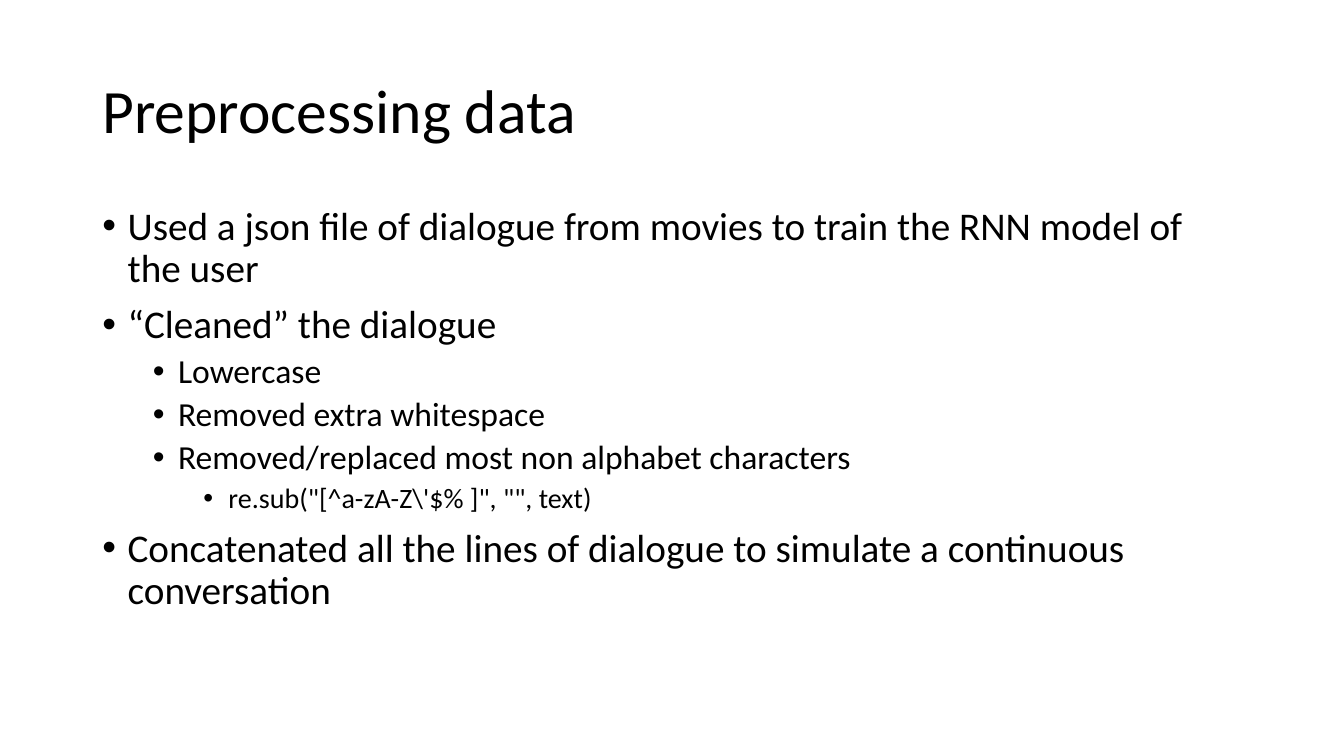
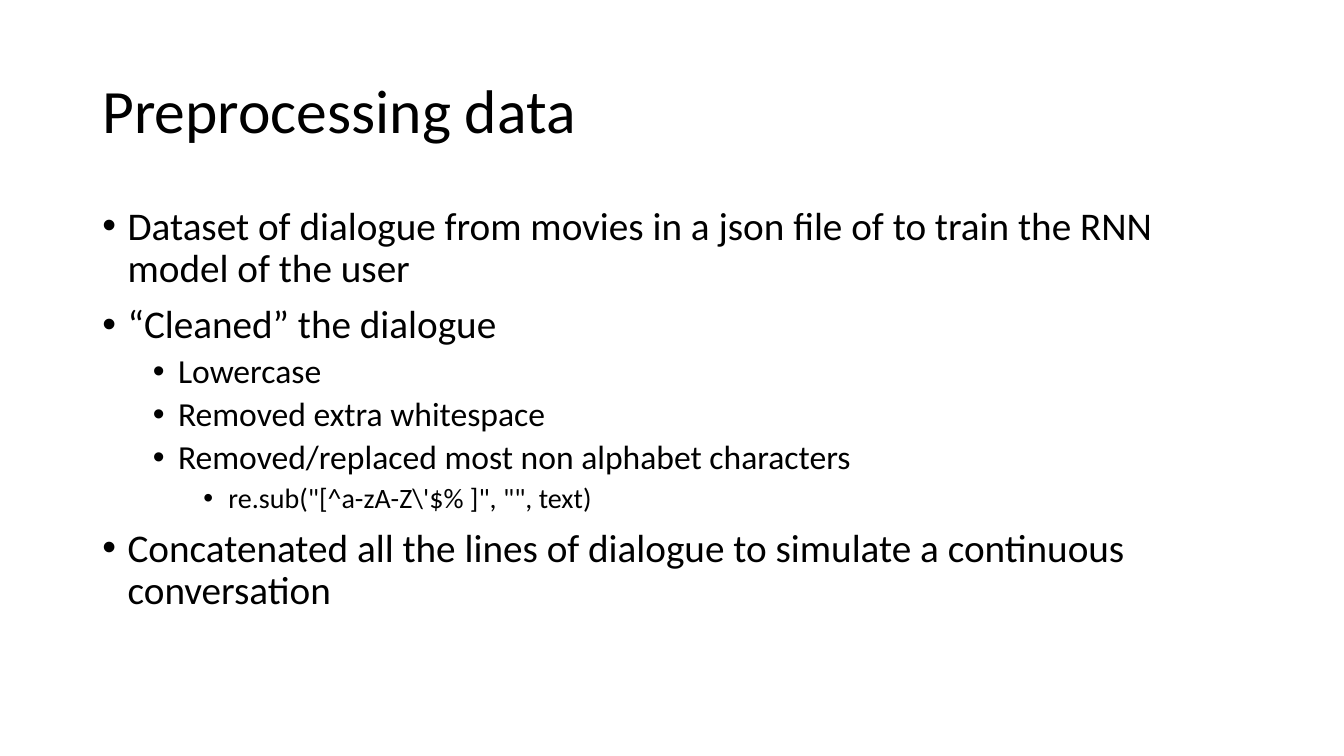
Before and after one commit to rwickman/Word-Suggestion, a slide deck: slide 4 of slides/Word Suggestion Slides.pptx. Drawn at 1344x756 pixels with LibreOffice and Linux fonts; fonts in the diff are those of the drawing. Boxes give left, top, right and bottom in pixels: in the first picture for what was removed or moved away, otherwise in the second. Text is boxed around its words. In the diff, an @@ line names an element or a change of style, - is before the commit and + after.

```diff
--- a/slides/Word Suggestion Slides.pptx
+++ b/slides/Word Suggestion Slides.pptx
@@ text at [128, 212, 1152, 283]: text changed @@
-• Used a json file of dialogue from movies to train the RNN model of the user
+• Dataset of dialogue from movies in a json file of to train the RNN model of the user
```
Also in this commit, not shown: 11 other slides changed, 1 other file.
